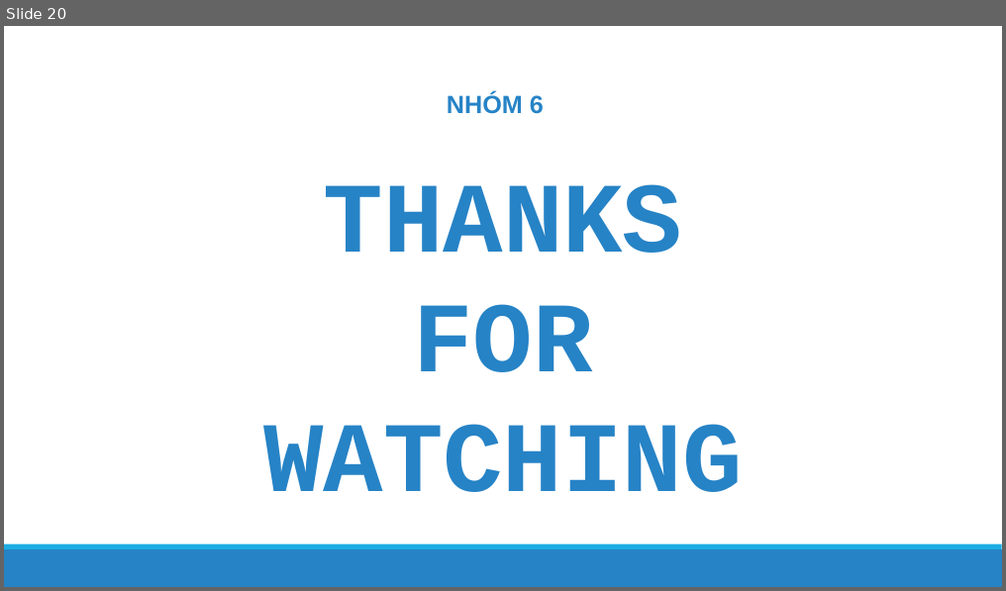
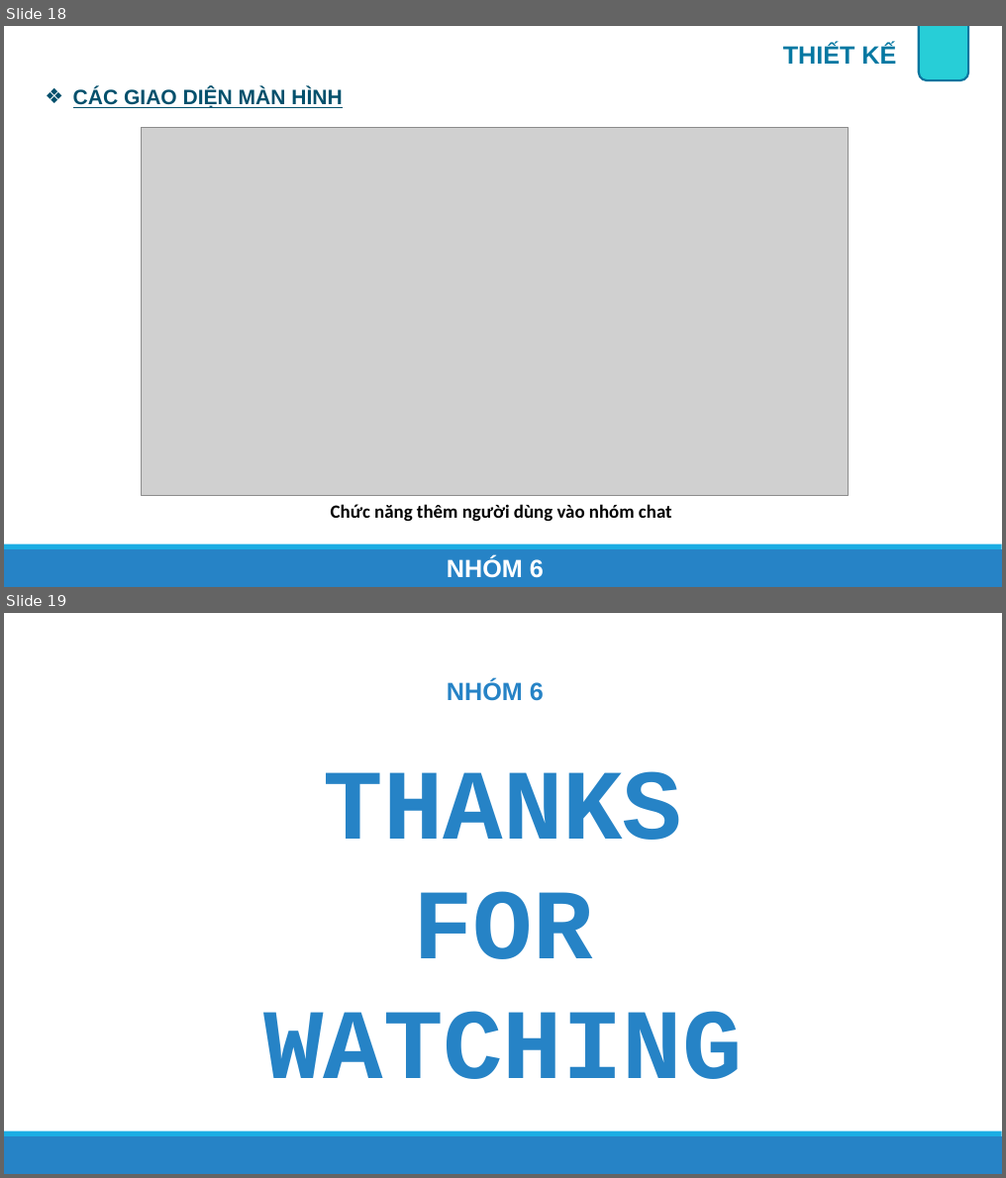
Before and after one commit to onebabyq/ung-dung-quan-li-tin-nhan-congnghemoi, a slide deck: Slide_BaoCao/AppChat_Nhom6.pptx. Shown one above the other, each under a label of ours: slide 20 before the commit, slides 18 and 19 after it. The pictures are 1006x591 and 1006x1178 pixels, drawn with LibreOffice and Linux fonts; fonts in the diff are those of the drawing; grey boxes stand for pictures. Boxes give left, top, right and bottom in pixels: in the first picture for what was removed or moved away, otherwise in the second. Text is boxed around its words. In the diff, an @@ line names an element or a change of style, - is before the commit and + after.

```diff
--- a/Slide_BaoCao/AppChat_Nhom6.pptx
+++ b/Slide_BaoCao/AppChat_Nhom6.pptx
@@ slide 18 added at box(4, 26, 1002, 587), background #FFFFFF; not listed: 2 template elements that a slide beside it also shows @@
@@ text added at box(783, 44, 896, 64), 24 pt, text #0578A2, bold @@
+THIẾT KẾ
@@ rounded rectangle added at box(919, 26, 969, 80), fill #27CED7, outline #05759E 2 pt @@
@@ text added at box(73, 88, 342, 108), 20 pt, text #03506C, bold, underline @@
+❖ CÁC GIAO DIỆN MÀN HÌNH
@@ picture added at box(142, 127, 848, 495) @@
@@ text added at box(331, 504, 672, 522), 18 pt, text #000000, bold @@
+Chức năng thêm người dùng vào nhóm chat
@@ text added at box(447, 558, 544, 578), 24 pt, text #FFFFFF, bold @@
+NHÓM 6
@@ what was slide 20 is now slide 19 @@
```
Also in this commit, not shown: 8 slides changed, 1 other slide added, 3 slides removed.
